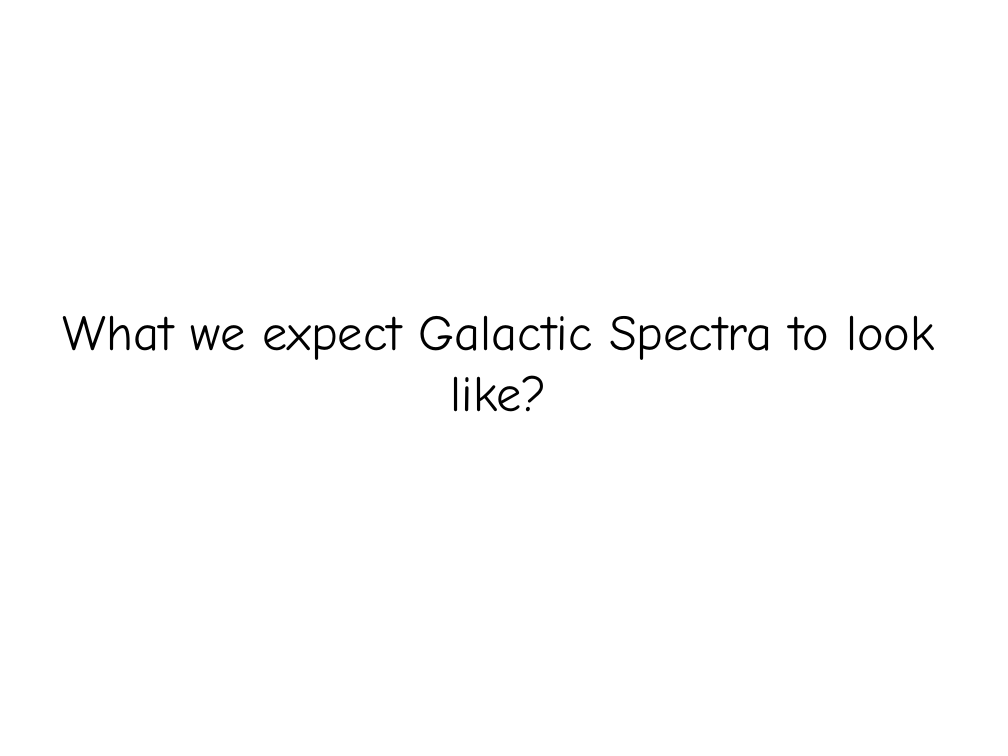
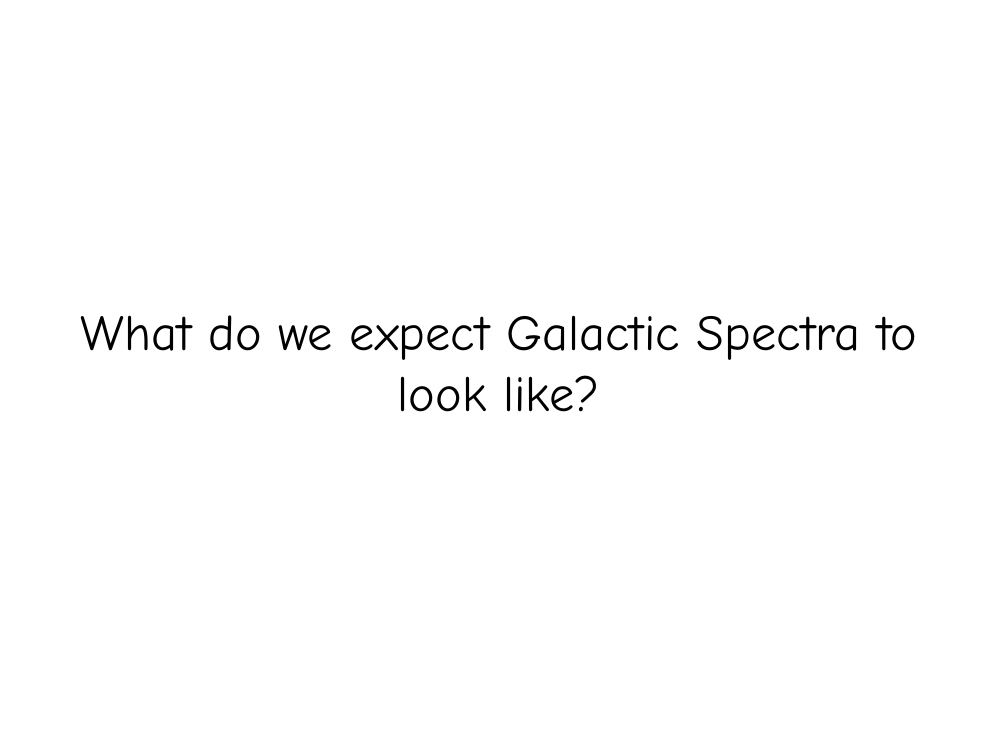
Before and after one commit to vaammpyy/M31-Spectra-Analysis, a slide deck: slide 10 of M31 Report.pptx. Drawn at 1008x756 pixels with LibreOffice and Linux fonts; fonts in the diff are those of the drawing. Boxes give left, top, right and bottom in pixels: in the first picture for what was removed or moved away, otherwise in the second. Text is boxed around its words. In the diff, an @@ line names an element or a change of style, - is before the commit and + after.

```diff
--- a/M31 Report.pptx
+++ b/M31 Report.pptx
@@ text at (80,315,917,412): text changed @@
-What we expect Galactic Spectra to look like?
+What do we expect Galactic Spectra to look like?
```
Also in this commit, not shown: 12 other slides changed, 1 slide added.
